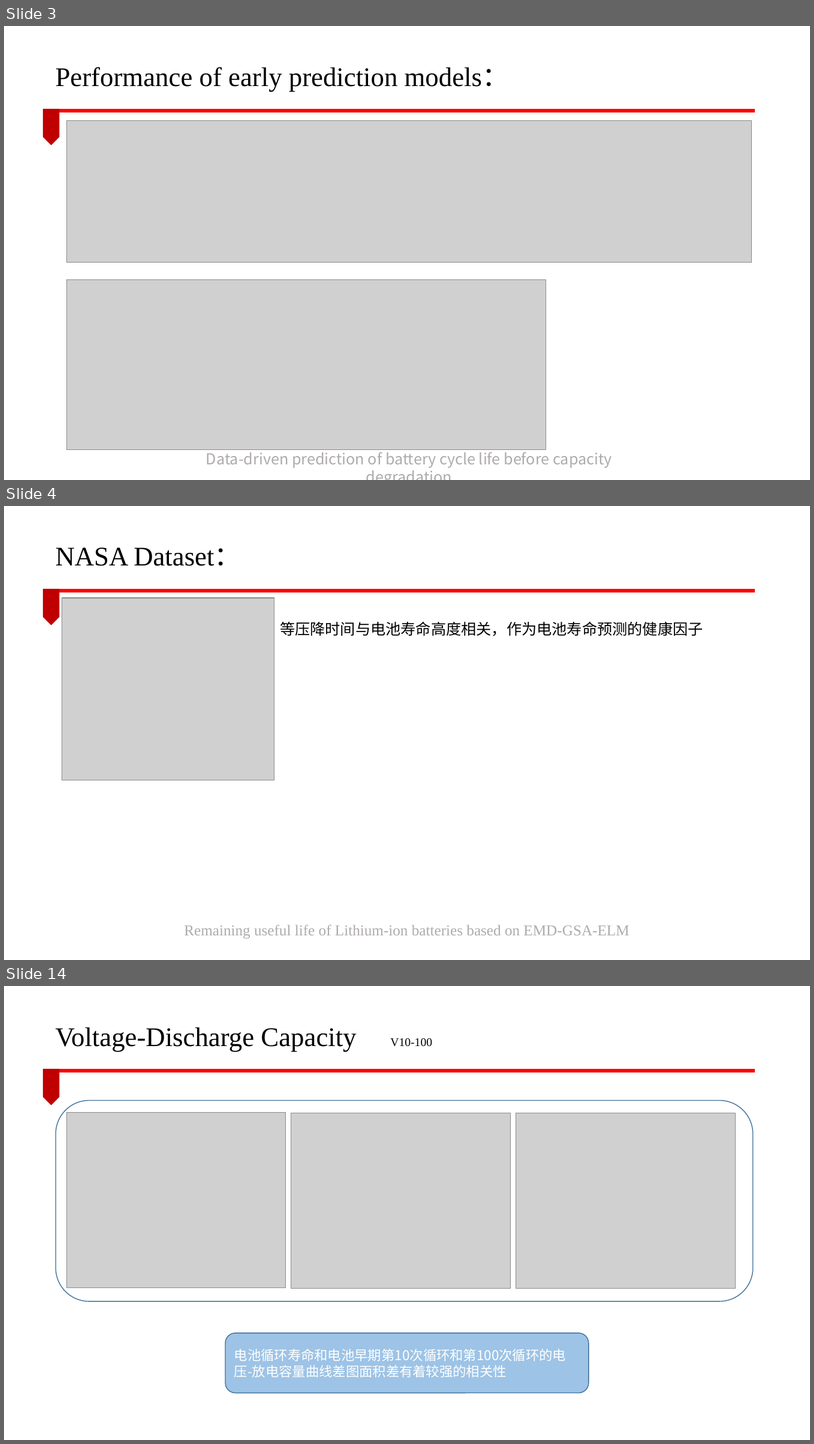
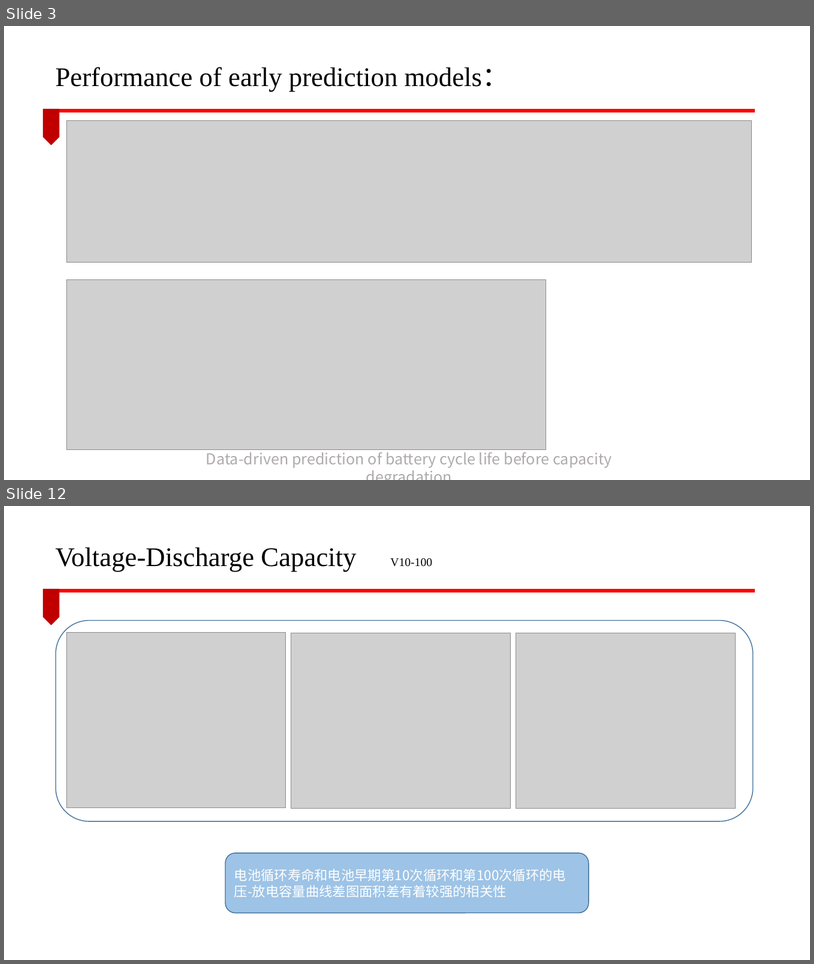
Before and after one commit to lucking666/sys, a slide deck: 卢老师论文汇报/CEEMDAN汇报.pptx. Shown one above the other, each under a label of ours: slides 3, 4 and 14 before the commit, slides 3 and 12 after it; the slides between them are not shown. The pictures are 814x1444 and 814x964 pixels, drawn with LibreOffice and Linux fonts; fonts in the diff are those of the drawing; grey boxes stand for pictures; background and template pictures are left out. Boxes give left, top, right and bottom in pixels: in the first picture for what was removed or moved away, otherwise in the second. Text is boxed around its words. In the diff, an @@ line names an element or a change of style, - is before the commit and + after.

```diff
--- a/卢老师论文汇报/CEEMDAN汇报.pptx
+++ b/卢老师论文汇报/CEEMDAN汇报.pptx
@@ slide 4 removed at <box>4,506,810,960</box>, background #FFFFFF; not listed: 2 template elements that a slide beside it also shows @@
@@ text removed at <box>56,547,241,566</box> @@
-NASA Dataset：
@@ picture removed at <box>62,598,275,780</box> @@
@@ text removed at <box>280,621,704,636</box> @@
-等压降时间与电池寿命高度相关，作为电池寿命预测的健康因子
@@ text removed at <box>184,924,629,938</box> @@
-Remaining useful life of Lithium-ion batteries based on EMD-GSA-ELM
@@ what was slide 14 is now slide 12 @@
```
Also in this commit, not shown: 3 slides changed, 2 slides added, 3 other slides removed, 2 other files.
